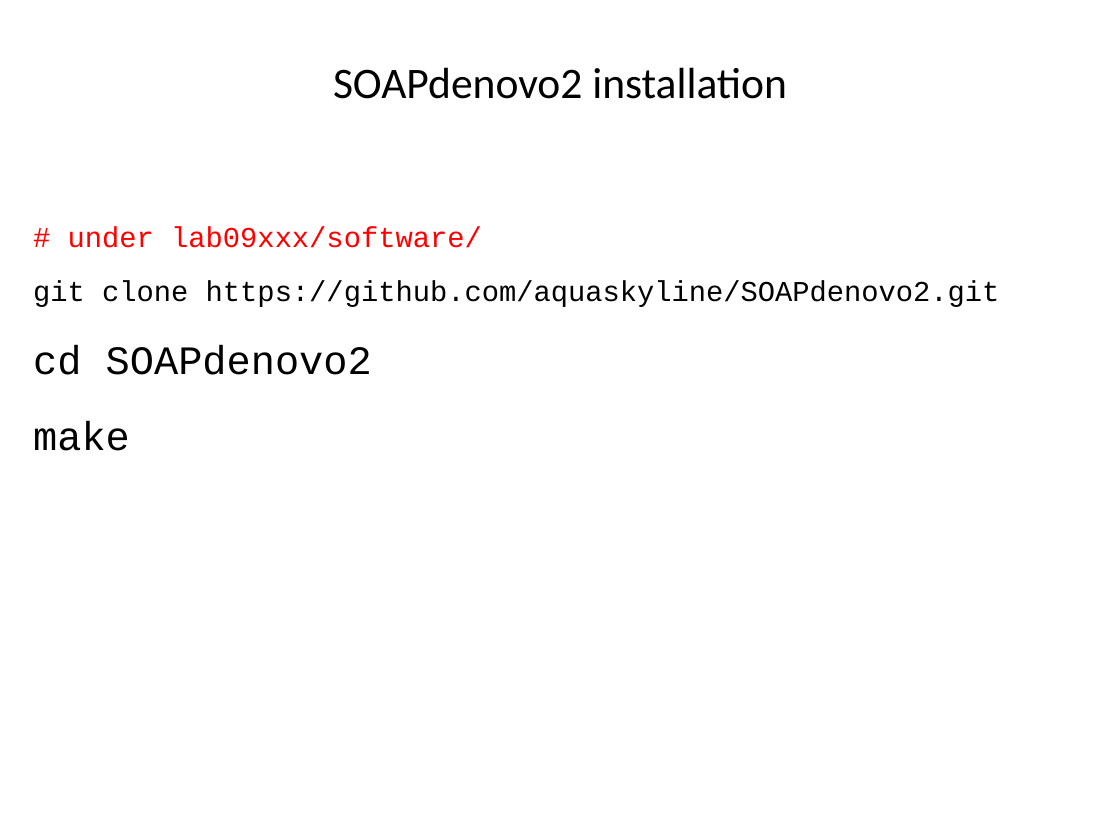
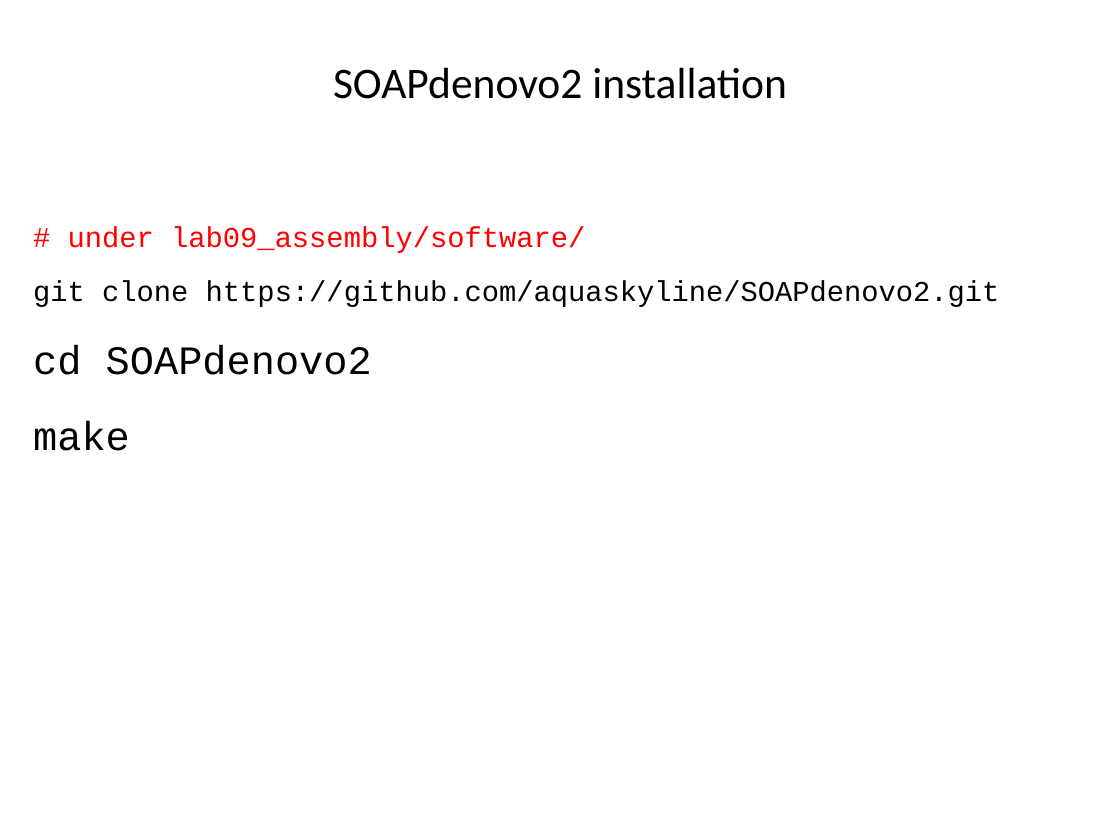
Before and after one commit to liu3zhenlab/teaching, a slide deck: slide 6 of PLPTH813Bioinformatis/2023/labs/lab09_assembly.pptx. Drawn at 1120x840 pixels with LibreOffice and Linux fonts; fonts in the diff are those of the drawing. Boxes give left, top, right and bottom in pixels: in the first picture for what was removed or moved away, otherwise in the second. Text is boxed around its words. In the diff, an @@ line names an element or a change of style, - is before the commit and + after.

```diff
--- a/PLPTH813Bioinformatis/2023/labs/lab09_assembly.pptx
+++ b/PLPTH813Bioinformatis/2023/labs/lab09_assembly.pptx
@@ text at (x1=68, y1=226, x2=585, y2=253): text changed @@
-# under lab09xxx/software/
+# under lab09_assembly/software/
```
Also in this commit, not shown: 6 other slides changed, 2 other files.
